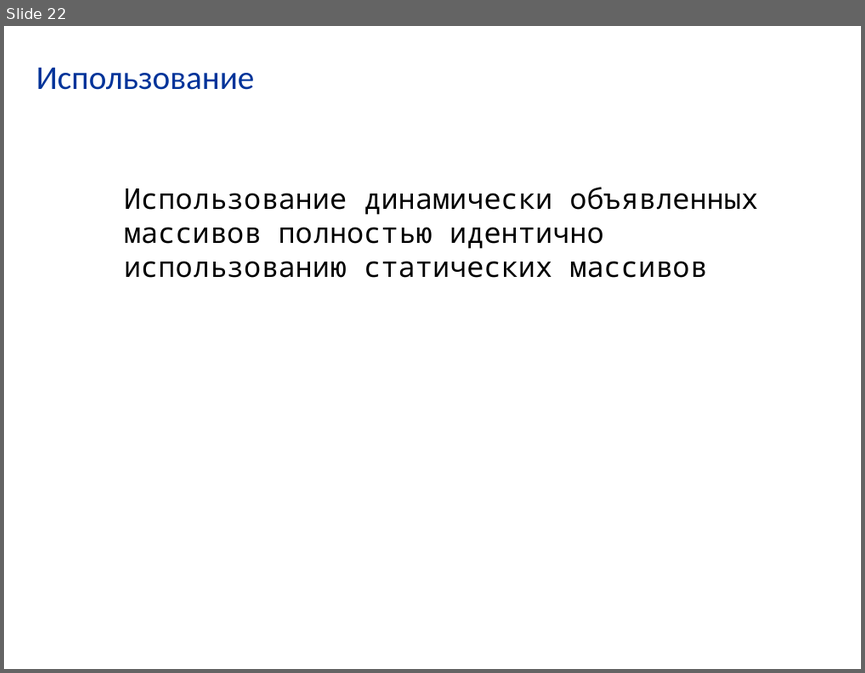
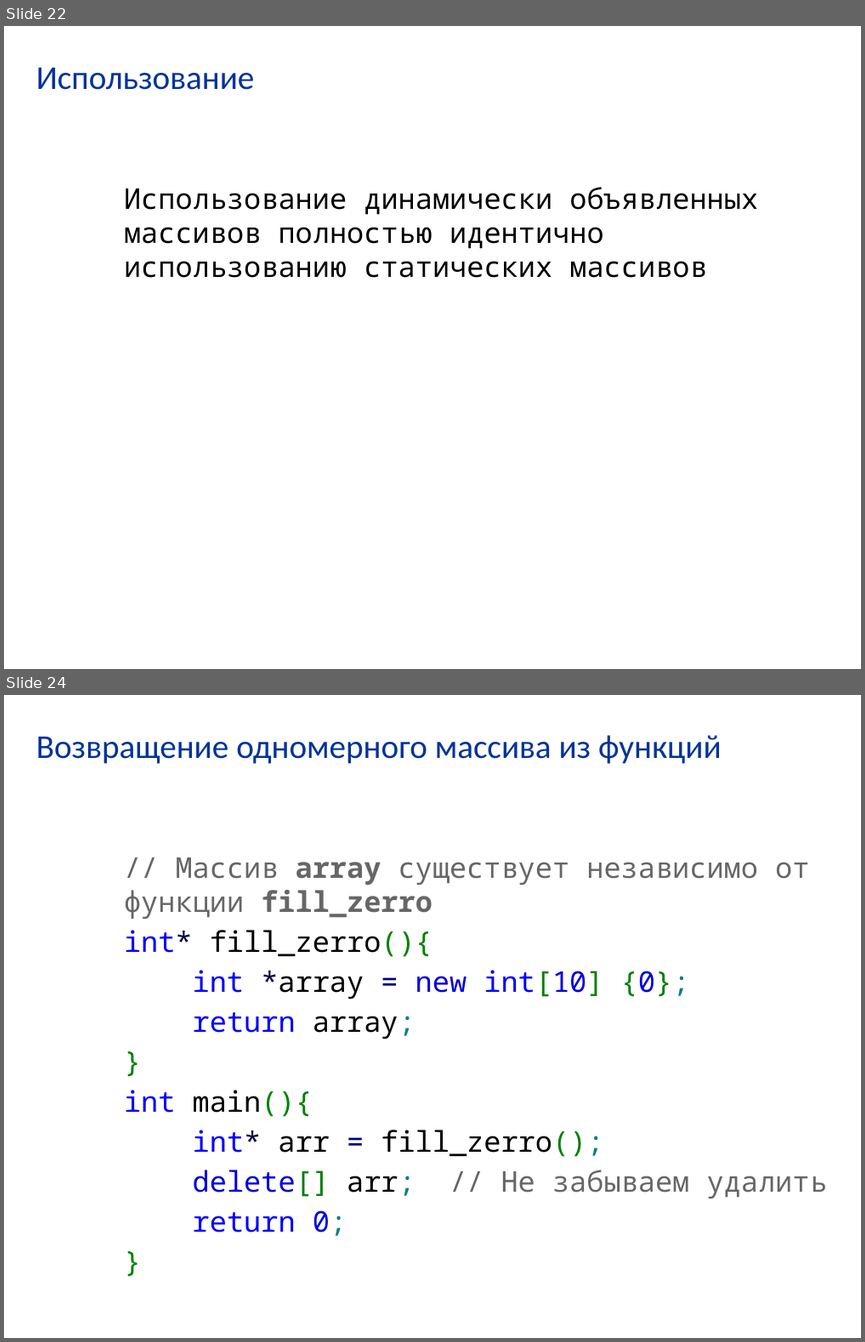
Before and after one commit to VladimirChabanov/VladimirChabanov.github.io, a slide deck: prog/prez/6.pptx. Shown one above the other, each under a label of ours: slide 22 before the commit, slides 22 and 24 after it; the slides between them are not shown. The pictures are 865x673 and 865x1342 pixels, drawn with LibreOffice and Linux fonts; fonts in the diff are those of the drawing. Boxes give left, top, right and bottom in pixels: in the first picture for what was removed or moved away, otherwise in the second. Text is boxed around its words. In the diff, an @@ line names an element or a change of style, - is before the commit and + after.

```diff
--- a/prog/prez/6.pptx
+++ b/prog/prez/6.pptx
@@ slide 24 added at (4, 695, 861, 1338), background #FFFFFF @@
@@ title added at (36, 735, 721, 764), 28 pt, text #003399 @@
+Возвращение одномерного массива из функций
@@ text added at (124, 857, 827, 1236), 24 pt, text #666666 @@
+// Массив array существует независимо от функции fill_zerro
+int* fill_zerro(){
+int *array = new int[10] {0};
+return array;
+}
+int main(){
+int* arr = fill_zerro();
+delete[] arr; // Не забываем удалить
+return 0;
+}
```
Also in this commit, not shown: 2 slides changed, 5 other files.
